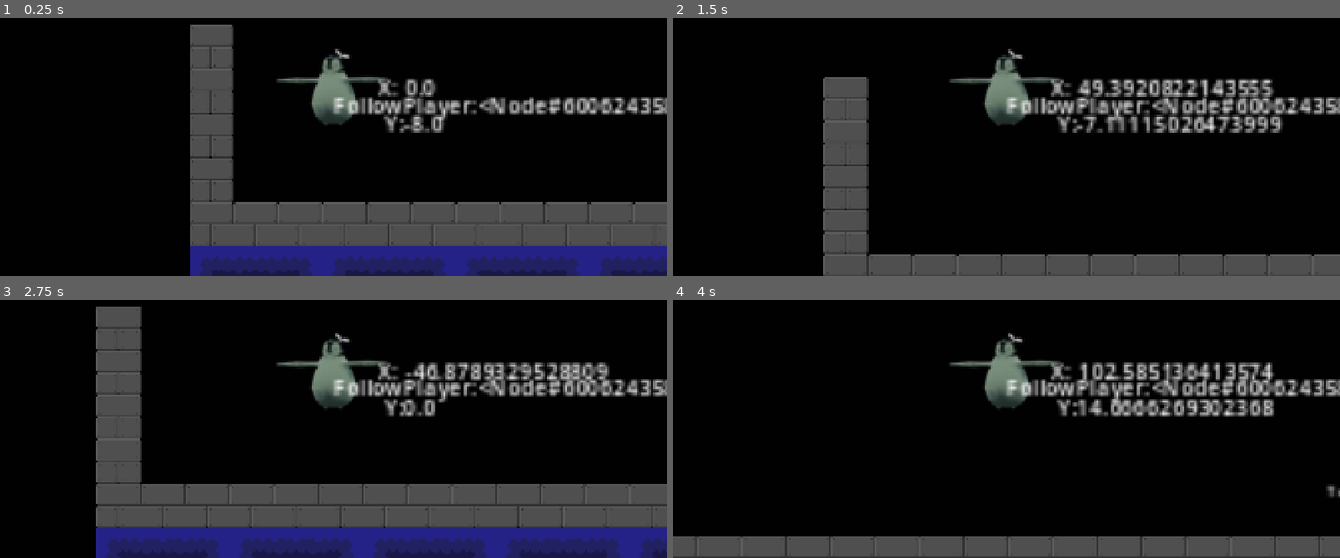
Above: before the commit, frames 1-4 (two rows, left to right).
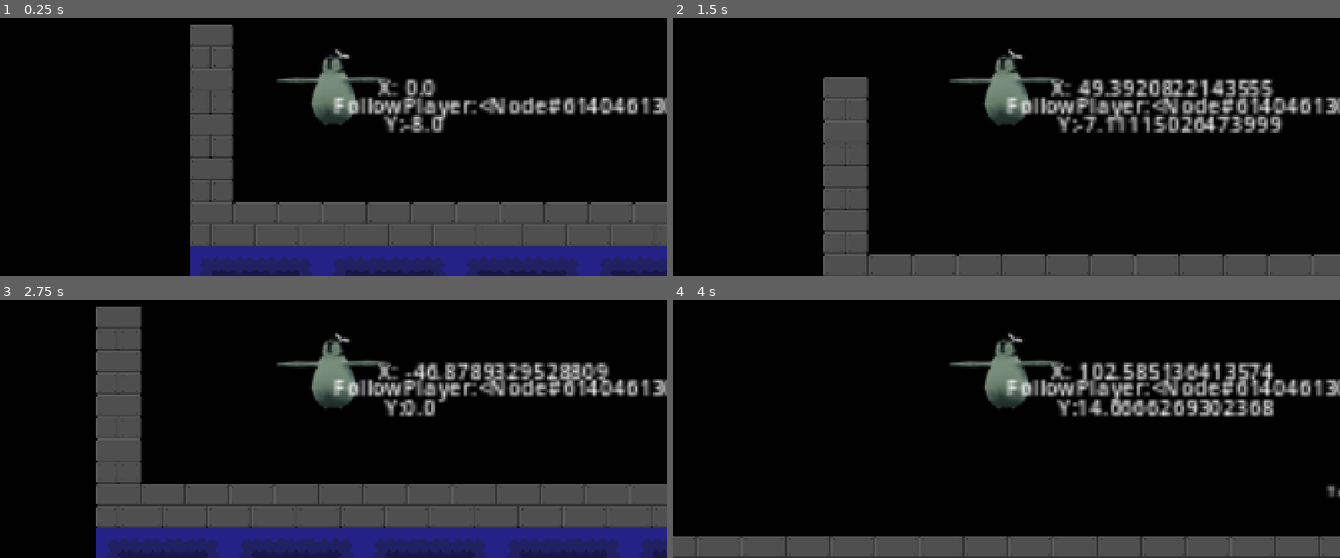
Above: after the commit, the same moments.

Repository: CamdenPix/GameOff-2026
Game: Godot game, scene res://scenes/main_game.tscn
Same seed, same stepped clock (60 frames per second), same inputs: the game is played once before the commit and once after it.
Inputs:
- Up to frame 1 (0.25 s): no input
- Up to frame 2 (1.5 s): tap Enter at 0.5 s; hold D (move_right) from 0.53 s (still down); tap T at 0.6, 1.35 s; tap Space (jump) at 0.77, 1.07 s
- Up to frame 3 (2.75 s): tap Space (jump) at 1.52, 1.82 s; release D (move_right) at 2.03 s; hold A (move_left) from 2.03 s (still down); tap T at 2.1 s
- Up to frame 4 (4 s): release A (move_left) at 2.78 s; hold D (move_right) from 2.78 s (still down); tap T at 2.85, 3.6 s; tap Space (jump) at 3.02, 3.32, 3.77 s

The runs differ from the first frame. In frame 1, 0.5% of the frame differs, in the area x 86-100%, y 30-38%; in frame 2, 0.5%; in frame 3, 0.5%; in frame 4, 0.5%.

Commit message:
HUGE FUCKING PROGRESS

Diff:
--- a/Scripts/Camera System/Base/base_camera_cell.tscn
+++ /dev/null
@@ -1,12 +0,0 @@
-[gd_scene format=3 uid="uid://bmfas2pqaada4"]
-
-[ext_resource type="Script" uid="uid://dj3i0vdbstr1j" path="res://Scripts/Camera System/Base/base_cell.gd" id="1_h4nfl"]
-
-[sub_resource type="RectangleShape2D" id="RectangleShape2D_n6h62"]
-size = Vector2(16, 16)
-
-[node name="BaseCameraCell" type="StaticBody2D" unique_id=678312204]
-script = ExtResource("1_h4nfl")
-
-[node name="CollisionPolygon2D" type="CollisionShape2D" parent="." unique_id=1105885691]
-shape = SubResource("RectangleShape2D_n6h62")
--- a/Scripts/Camera System/Base/base_cell.gd
+++ /dev/null
@@ -1,7 +0,0 @@
-@tool
-class_name BaseCameraCell extends StaticBody2D
-## dont make this shit abstract. i know its in the abstract folder
-
-func _ready() -> void:
-	#print('workinggg')
-	pass
--- a/Scripts/Camera System/Camera Border/target_position.gd
+++ b/Scripts/Camera System/Camera Border/target_position.gd
@@ -1,10 +1,15 @@
 class_name TargetPositionState extends CameraState
+
+var target_position: Vector2
 
 func enter(oldState: CameraState) -> void:
 	#parent.animations.play(animation_name)
 	camera_man.velocity.x = 0
 	camera_man.velocity.y = 0
-	camera_man.position
+	if target_position:
+		camera_man.global_position = target_position
+	else:
+		push_error('hey camera state machine didn find target position')
 	pass
 
 func exit(newState: CameraState) -> void:
--- a/Scripts/Camera System/Target Position/target_position.gd
+++ b/Scripts/Camera System/Target Position/target_position.gd
@@ -1,32 +1,26 @@
 @tool
-class_name TargetPosition extends Area2D
+class_name TargetPosition extends PlayerTrigger
 
 @export var target: Target
-#@export var target_position_string: Vector2
 signal control_camera( target_position:Vector2 )
 var child_target: Target
 var default_font : Font
 
-func _on_body_entered(body: Node2D) -> void:
-	if body is Player:
-		pass
-	pass # Replace with function body.
+
+func use_enter_trigger(body: Node2D) -> void:
+	if target:
+		body.target_camera_position(target.global_position)
+	pass
+func use_exit_trigger(body: Node2D) -> void:
+	body.return_camera_state_machine_to_default()
+	pass
 
 
-func _on_body_exited(body: Node2D) -> void:
-	if body is Player:
-		pass
-	pass # Replace with function body.
 
 ###
-###			This shit below is for rendering the line 2d for the target. if you understand it i applaud you lol
+###			This shit below is for rendering the line
 ###
 
-func _ready() -> void:
-
-	set_collision_mask_value(1, false)
-	set_collision_layer_value(1, false)
-	set_collision_mask_value(2, true)
 
 
 func _process(delta):
@@ -39,45 +33,3 @@
 	if target:
 		draw_line( to_local(global_position), to_local(target.global_position), Color.LIGHT_CORAL, 3.8)
 	pass
-
-#
-#
-#func _on_child_entered_tree(node: Node) -> void:
-	##for child in get_children():
-		##if child is Target:
-			##pass
-	#if node is Target:
-		#child_target = node
-		#target = node
-		##if line == null:
-		#var gradient = Gradient.new()
-		#gradient.set_color( 0,   Color.MINT_CREAM )
-		#gradient.set_color( 1,   Color.WEB_GRAY )
-		#line = Line2D.new()
-			##var position1 = line.to_local(global_position)
-		#var position2 = line.to_local(child_target.global_position)
-		#line.add_point(position)
-		#line.add_point(position2)
-			#
-			##add_child(line)
-		#line.set_gradient(gradient)
-		#line.width = 3.0
-			##line.width_curve
-		#add_fucking_line.call_deferred(line)
-		#
-#
-#func add_fucking_line(line:Line2D):
-	#add_child(line)
-	#line.owner = get_tree().edited_scene_root
-#
-#
-#func _on_child_exiting_tree(node: Node) -> void:
-	#if node == target:
-		#child_target = null
-		#target = null
-		##if line:
-			##line.queue_free()
-	#if node == line:
-		#line = null
-		##line = null
-	##line = null
--- /dev/null
+++ b/Scripts/Triggers/trigger.gd
@@ -0,0 +1,23 @@
+@tool
+@abstract
+class_name PlayerTrigger extends Area2D
+
+
+func _ready() -> void:
+	body_entered.connect(_on_body_entered)
+	body_exited.connect(_on_body_exited)
+	set_collision_mask_value(1, false)
+	set_collision_layer_value(1, false)
+	set_collision_mask_value(2, true)
+
+func _on_body_entered(body: Node2D) -> void:
+	if body is Player:
+		use_enter_trigger(body)
+
+
+func _on_body_exited(body: Node2D) -> void:
+	if body is Player:
+		use_exit_trigger(body)
+
+@abstract func use_enter_trigger(body:Node2D) -> void
+@abstract func use_exit_trigger(body:Node2D) -> void
--- a/scenes/player.gd
+++ b/scenes/player.gd
@@ -1,6 +1,8 @@
 class_name Player extends CharacterBody2D
 @onready var velocity_label: Label = $VelocityLabel
 @onready var parent_state_machine: ParentStateMachine = $ParentStateMachine
+@onready var camera_state_machine: CameraStateMachine = $Director/StateMachine
+@onready var target_position_state: TargetPositionState = $Director/StateMachine/TargetPosition
 
 func _ready() -> void:
 	parent_state_machine.init(self)
@@ -18,4 +20,8 @@
 	parent_state_machine.process_frame(delta)
 
 func target_camera_position(target_position:Vector2):
-	pass
+	target_position_state.target_position = target_position
+	camera_state_machine.change_state(target_position_state)
+
+func return_camera_state_machine_to_default():
+	camera_state_machine.change_state(camera_state_machine.base_state)
Not shown, removed: Scripts/Camera System/Base/base_cell.gd.uid
Not shown, added: Scripts/Triggers/trigger.gd.uid
